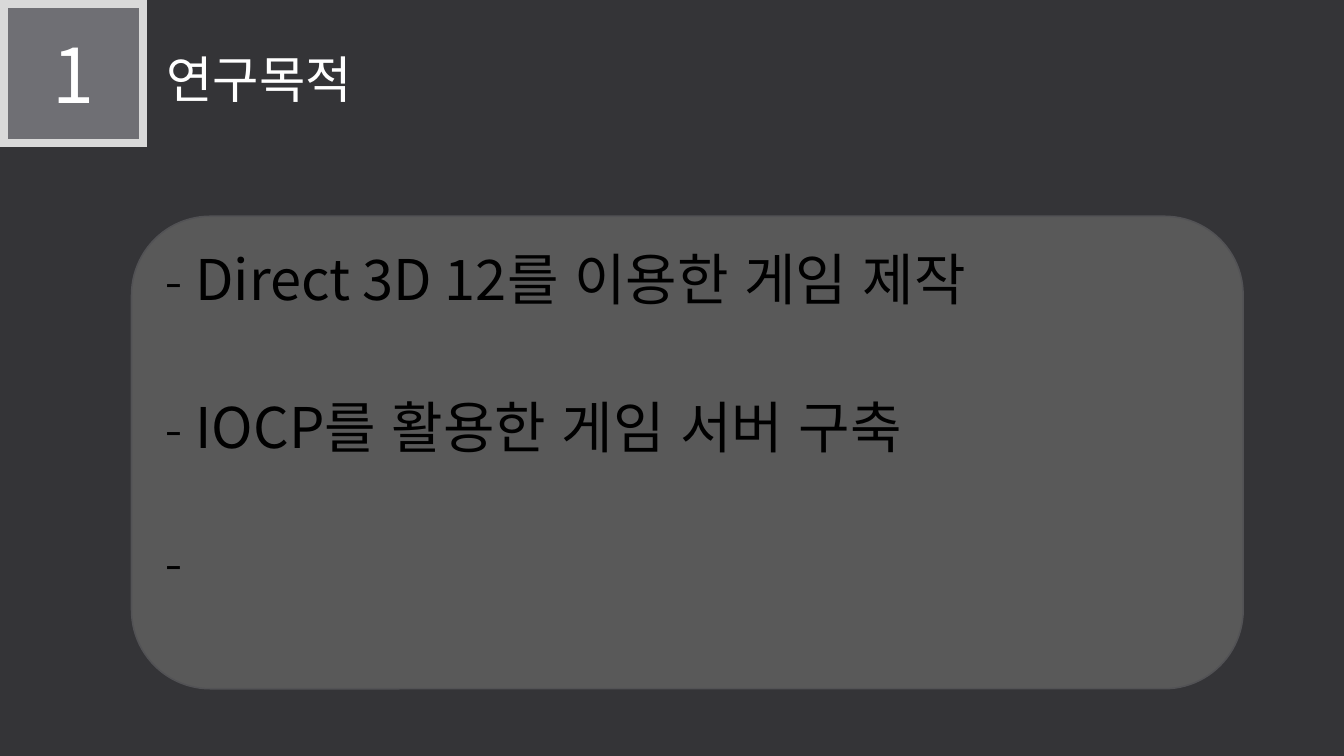
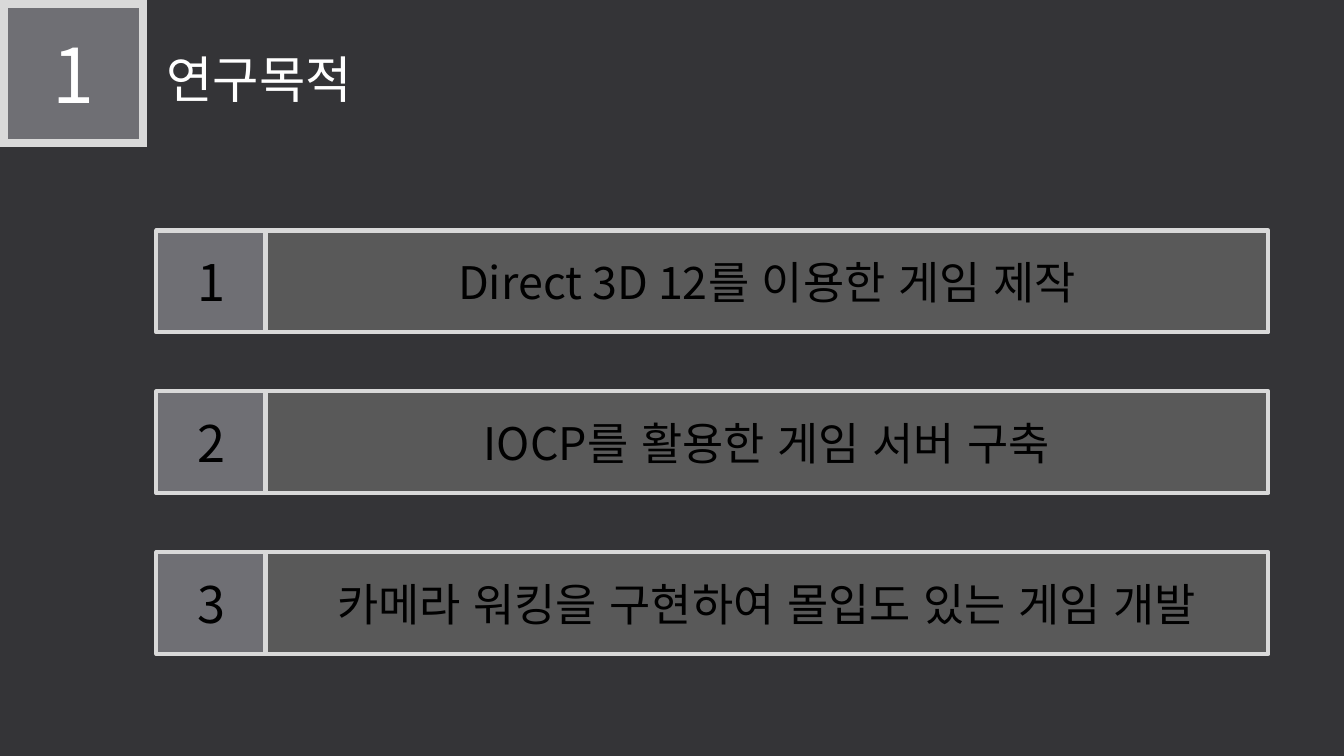
Before and after one commit to LEGO0937/Our_Project, a slide deck: slide 3 of 기획단계/졸작 제안서_α.pptx. Drawn at 1344x756 pixels with LibreOffice and Linux fonts; fonts in the diff are those of the drawing. Boxes give left, top, right and bottom in pixels: in the first picture for what was removed or moved away, otherwise in the second. Text is boxed around its words. In the diff, an @@ line names an element or a change of style, - is before the commit and + after.

```diff
--- a/기획단계/졸작 제안서_α.pptx
+++ b/기획단계/졸작 제안서_α.pptx
@@ rectangle added at <box>156,231,265,333</box>, fill #6F6F74, outline #D9D9D9 3 pt, 36 pt, text #000000 @@
+1
@@ rectangle added at <box>266,231,1269,333</box>, fill #595959, outline #D9D9D9 3 pt, 32 pt, text #000000 @@
+Direct 3D 12를 이용한 게임 제작
@@ rectangle added at <box>156,391,265,493</box>, fill #6F6F74, outline #D9D9D9 3 pt, 36 pt, text #000000 @@
+2
@@ rectangle "IOCP를 활용한 게임 서버 구축": place and size @@
-rectangle "IOCP를 활용한 게임 서버 구축" at <box>132,217,1244,690</box>
+rectangle "IOCP를 활용한 게임 서버 구축" at <box>266,391,1269,493</box>
@@ rectangle "IOCP를 활용한 게임 서버 구축" at <box>266,391,1269,493</box>: vertical alignment top to middle; rounded rectangle to rectangle; outline #525256 1.1 pt to #D9D9D9 3 pt @@
@@ text in rectangle at <box>484,423,1049,464</box>: text changed; size 40 to 32 pt @@
-- Direct 3D 12를 이용한 게임 제작
-- IOCP를 활용한 게임 서버 구축
--
+IOCP를 활용한 게임 서버 구축
@@ rectangle added at <box>156,553,265,654</box>, fill #6F6F74, outline #D9D9D9 3 pt, 36 pt, text #000000 @@
+3
@@ rectangle added at <box>266,553,1269,654</box>, fill #595959, outline #D9D9D9 3 pt, 32 pt, text #000000 @@
+카메라 워킹을 구현하여 몰입도 있는 게임 개발
```
Also in this commit, not shown: 7 other slides changed.
